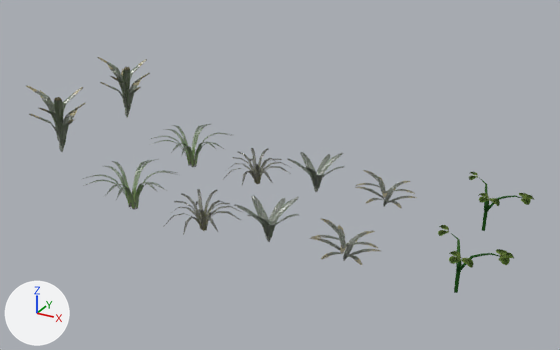
A saved change to the Blender file poc_detector/simulation/blender-farm-fields/farms_fields/farm_field_script_generator/complete_farm_field_x_aerial_script_field_generator.blend.
Before and after are seen from a 50 mm camera at (1.22, -11.4, 5.46) aimed at (-4.06, -1.8, 0.66). Every picture has the same lights, and +X, +Y and +Z are marked at lower left. The same objects are shown in both versions, whatever each file hides.

The older version as bpy lines, for what is in view:
```python
ob_maleza_five_001 = bpy.data.objects.new('maleza_five.001', me_cylinder_025)
ob_maleza_five_001.location = (-3.72, -2.74, 0.37)
ob_maleza_five_001.rotation_euler = (0.0, 0.0, -1.071)  # degrees (0, 0, -61)
ob_maleza_five_001.scale = (0.0523, 0.0523, 0.158)
ob_maleza_four_001 = bpy.data.objects.new('maleza_four.001', me_cylinder_026)
ob_maleza_four_001.location = (-2.51, -2.76, 0.31)
ob_maleza_four_001.rotation_euler = (0.0, 0.0, -1.071)  # degrees (0, 0, -61)
ob_maleza_four_001.scale = (0.0523, 0.0523, 0.158)
ob_maleza_one_001 = bpy.data.objects.new('maleza_one.001', me_cylinder_030)
ob_maleza_one_001.location = (-7.62, -2.72, 1.27)
ob_maleza_one_001.rotation_euler = (0.0, 0.0, -1.071)  # degrees (0, 0, -61)
ob_maleza_one_001.scale = (0.0523, 0.0523, 0.158)
ob_maleza_three = bpy.data.objects.new('maleza_three', me_cylinder_031)
ob_maleza_three.location = (-4.99, -0.91, 0.23)
ob_maleza_three.rotation_euler = (0.0, 0.0, -1.071)  # degrees (0, 0, -61)
ob_maleza_three.scale = (0.0523, 0.0523, 0.158)
ob_maleza_three_001 = bpy.data.objects.new('maleza_three.001', me_cylinder_027)
ob_maleza_three_001.location = (-4.84, -2.78, 0.23)
ob_maleza_three_001.rotation_euler = (0.0, 0.0, -1.071)  # degrees (0, 0, -61)
ob_maleza_three_001.scale = (0.0523, 0.0523, 0.158)
ob_maleza_two_001 = bpy.data.objects.new('maleza_two.001', me_cylinder_029)
ob_maleza_two_001.location = (-6.2, -2.74, 0.42)
ob_maleza_two_001.rotation_euler = (0.0, 0.0, -1.071)  # degrees (0, 0, -61)
ob_maleza_two_001.scale = (0.0523, 0.0523, 0.158)
ob_soya_plant_one_001 = bpy.data.objects.new('soya_plant_one.001', me_cylinder_032)
ob_soya_plant_one_001.location = (-0.81, -2.77, 0.31)
ob_soya_plant_one_001.rotation_euler = (0.0, 0.0, -1.071)  # degrees (0, 0, -61)
ob_soya_plant_one_001.scale = (0.0523, 0.0523, 0.158)
# also in view: 'maleza_one' at (-7.78, -0.85, 1.24); 'soya_plant_one' at (-0.93, -0.9, 0.47); 'maleza_five' at (-3.86, -0.87, 0.34); 'maleza_two' at (-6.36, -0.87, 0.29); 'maleza_four' at (-2.67, -0.86, 0.28)
```
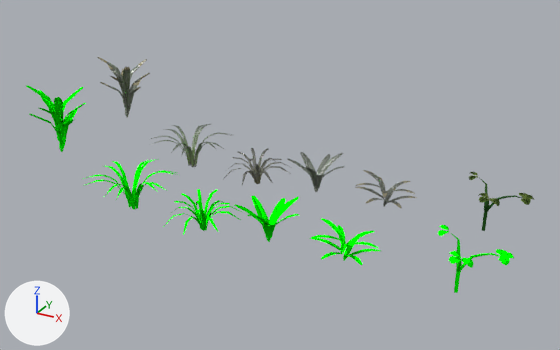
The change, as a list of edits to the scene's bpy script:
```text
Add mat_material_green_seg:
    mat_material_green_seg = bpy.data.materials.new('material_green_seg')
    mat_material_green_seg.use_nodes = True; mat_material_green_seg.node_tree.nodes.clear()
    _N = mat_material_green_seg.node_tree.nodes; _L = mat_material_green_seg.node_tree.links
    n0 = _N.new('ShaderNodeOutputMaterial'); n0.name = 'Material Output'
    n1 = _N.new('ShaderNodeBsdfToon'); n1.name = 'Toon BSDF'
    n1.inputs[0].default_value = (0.0, 1.0, 0.0, 1.0)  # 'Color', green #00ff00
    _L.new(n1.outputs[0], n0.inputs[0])  # 'BSDF' to 'Surface'
Change me_cylinder_032:
    where me_cylinder_032.from_pydata(...)  # 481 vertices, 401 faces; spans x -6.2..6.4, y -7.5..11.0, z -1.7..3.7
    used by ob_soya_plant_one_001; location = (-0.81, -2.77, 0.31); rotation_euler = (0.0, 0.0, -1.071), in degrees (0, 0, -61); scale = (0.0523, 0.0523, 0.158)
    me_cylinder_032 part 1: 318 faces spanning x -6.2..6.4, y -7.5..11.0, z 1.5..3.7 switch from mat_material_leave_soya_1 to mat_material_green_seg
    me_cylinder_032 part 2: 77 faces spanning x -3.6..3.6, y -4.7..8.1, z -1.7..3.5 switch from mat_green_plant_001 to mat_material_green_seg
Change me_cylinder_030:
    where me_cylinder_030.from_pydata(...)  # 350 vertices, 240 faces; spans x -8.8..8.4, y -9.0..8.9, z -3.9..3.4
    remove me_cylinder_030.materials.append(mat_material_maleza_001)
    add me_cylinder_030.materials.append(mat_material_green_seg)
Change me_cylinder_029:
    where me_cylinder_029.from_pydata(...)  # 876 vertices, 768 faces; spans x -14.5..14.7, y -14.9..14.6, z -2.8..1.2
    remove me_cylinder_029.materials.append(mat_material_maleza_001)
    add me_cylinder_029.materials.append(mat_material_green_seg)
Change me_cylinder_027:
    where me_cylinder_027.from_pydata(...)  # 350 vertices, 224 faces; spans x -10.9..11.3, y -11.0..11.4, z -1.7..1.4
    remove me_cylinder_027.materials.append(mat_material_maleza_001)
    add me_cylinder_027.materials.append(mat_material_green_seg)
Change me_cylinder_026:
    where me_cylinder_026.from_pydata(...)  # 385 vertices, 264 faces; spans x -10.0..9.1, y -9.4..9.6, z -1.7..1.3
    remove me_cylinder_026.materials.append(mat_material_maleza_001)
    add me_cylinder_026.materials.append(mat_material_green_seg)
Change me_cylinder_025:
    where me_cylinder_025.from_pydata(...)  # 245 vertices, 168 faces; spans x -8.5..9.5, y -9.7..8.4, z -2.2..1.9
    remove me_cylinder_025.materials.append(mat_material_maleza_001)
    add me_cylinder_025.materials.append(mat_material_green_seg)
```

Where the change shows, as pixel boxes [x1, y1, x2, y2] in the pictures (560 x 350 px):
'maleza_one.001', recoloured: [26, 85, 86, 152] in both
'maleza_two.001', recoloured: [83, 159, 178, 210] in both
'maleza_five.001', recoloured (grey to green): [234, 196, 299, 242] in both
'maleza_four.001', recoloured (grey to green): [310, 218, 381, 266] in both
'maleza_three.001', recoloured (grey to green): [163, 189, 241, 235] in both
part 1 of me_cylinder_032, recoloured: [438, 225, 514, 268] in both
part 2 of me_cylinder_032, recoloured: [451, 233, 500, 293] in both
